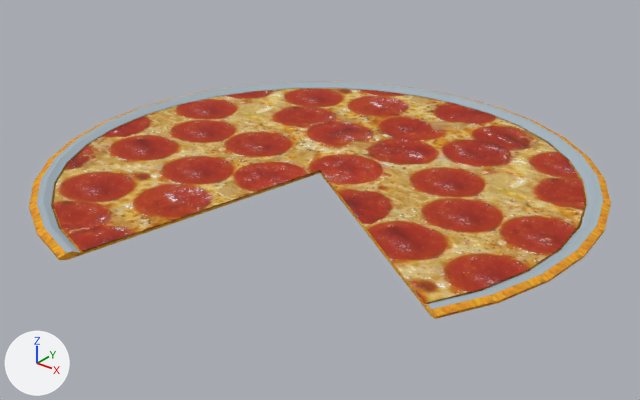
A saved change to the COLLADA model pizza.dae.
One viewpoint serves both versions: a 50 mm camera at (0.4695, -0.5868, 0.3361) aimed at (0.0065, -0.0081, -0.0226). Every picture has the same lights, and +X, +Y and +Z are marked at lower left. Where no turn or scale is listed for an object, it has been applied to the vertices.

Objects in the first picture: 'skp90F0'.
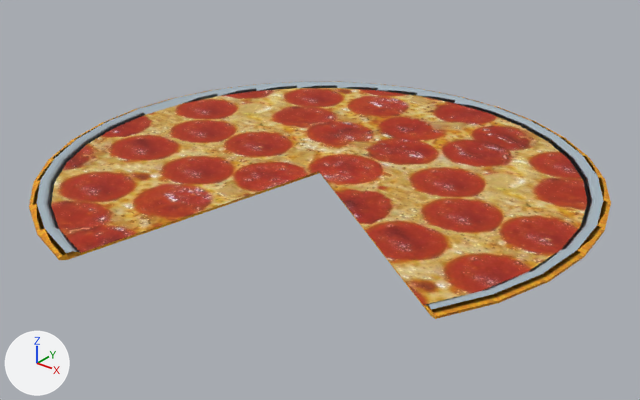
Boxes (x1, y1, x2, y2) around the edits, measured in the pictures (640 x 400 px):
part 1 of me_skp90f0, built on
    before: (53, 89, 415, 251)
    after: (51, 88, 587, 305)
part 2 of me_skp90f0, recoloured (brown)
    before: (51, 88, 587, 305)

The change in detail:
me_skp90f0 is used by ob_skp90f0; location (0.0, 0.0, 0.0).
me_skp90f0 had 193 vertices, 326 faces and spanned x -0.258..0.258, y -0.253..0.258, z 0.0..0.006.
me_skp90f0 now has 195 vertices, 386 faces and spans x -0.258..0.258, y -0.253..0.258, z 0.0..0.006.
Part 1, on me_skp90f0:
14 faces are deleted.
2 vertices are added at (-0.237, 0.001, 0.003), (-0.235, 0.001, 0.003).
1 new face joins them, mat_material (grey #a4b2bb).
73 new faces join them, mat_material_2 (picture img_material_2_jpg).
me_skp90f0 part 2: 26 faces spanning x -0.251..0.251, y -0.246..0.251, z 0.0 switch from mat_material_1 (picture img_material_1_jpg) to mat_material_2 (picture img_material_2_jpg).
